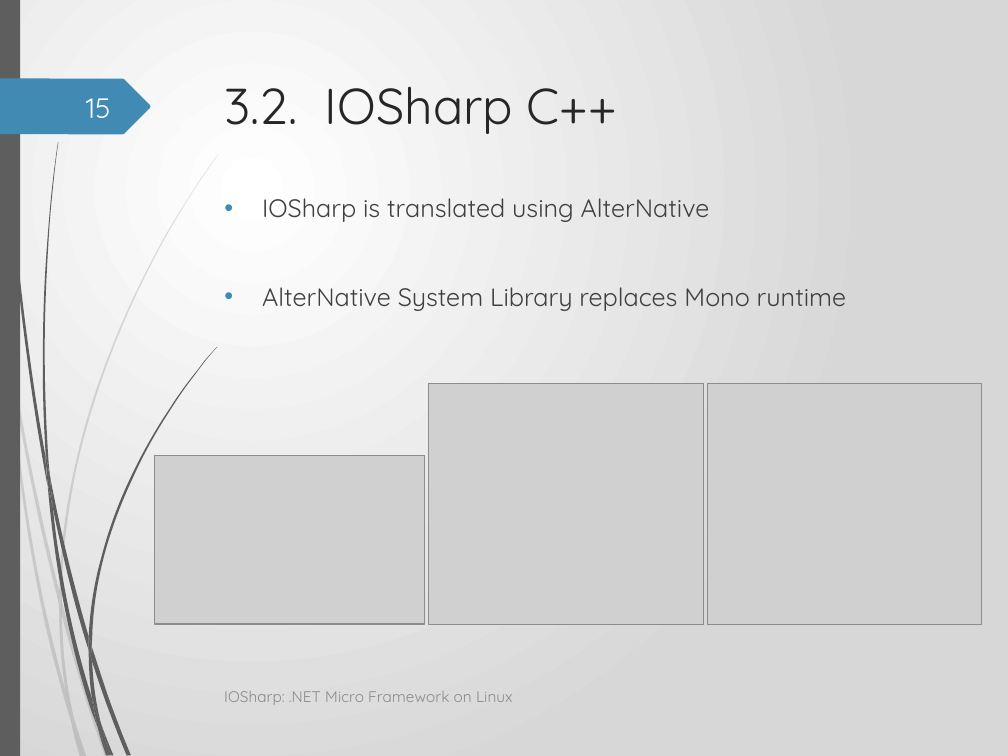
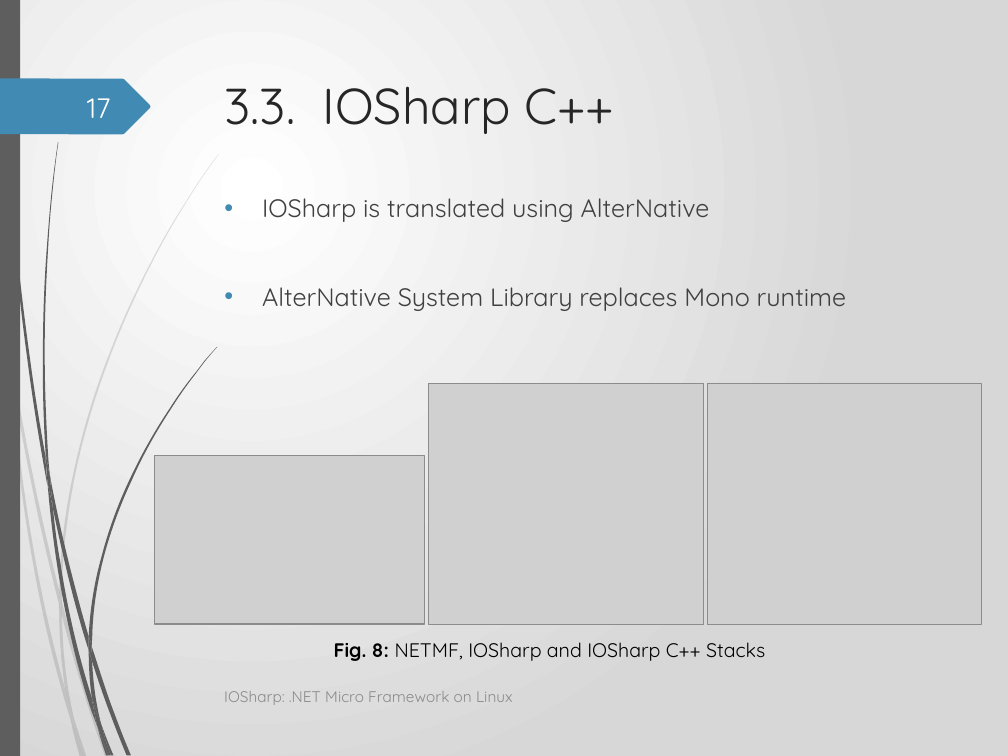
Before and after one commit to GerardSoleCa/BachelorThesisMisc, a slide deck: slide 17 of ThesisDoc/IOSharp.pptx (slide 15 before the commit). Drawn at 1008x756 pixels with LibreOffice and Linux fonts; fonts in the diff are those of the drawing; grey boxes stand for pictures; background and template pictures are left out. Boxes give left, top, right and bottom in pixels: in the first picture for what was removed or moved away, otherwise in the second. Text is boxed around its words. In the diff, an @@ line names an element or a change of style, - is before the commit and + after.

Commit message:
*** IOSharpPPT

```diff
--- a/ThesisDoc/IOSharp.pptx
+++ b/ThesisDoc/IOSharp.pptx
@@ title at (224, 86, 615, 134): text changed @@
-3.2. IOSharp C++
+3.3. IOSharp C++
@@ page number at (87, 98, 111, 118): text changed @@
-15
+17
@@ text added at (334, 642, 765, 661), 14 pt, text #000000 @@
+Fig. 8: NETMF, IOSharp and IOSharp C++ Stacks
```
Also in this commit, not shown: 17 other slides changed, 2 slides added, 1 slide removed, 3 other files.
